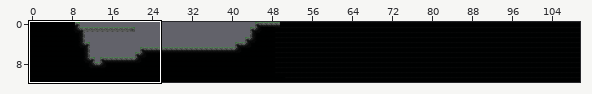
An edit to a level. Tiled map, level/test.tmx. The picture above shows the old version from afar; the outline marks the close-up.
Close-up. Earlier state:
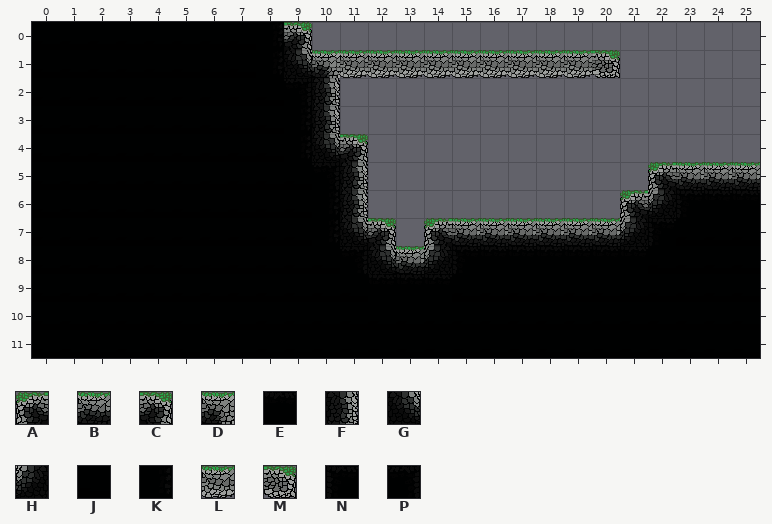
Cells are 32x32 px. Shown: x 0..25, y 0..11. The commit also changed other parts of the map, which this record leaves out. The old version is drawn lined up with the new one.
Key: from "tileset": A 0, B 1, C 3, D 4, E 11, F 13, G 14, H 20, J 21, K 22, L 23, M 24, N 30, P 31.
_ is an empty cell.
Layer "world" before, first column x 0:
 0 JJJJJJJJKC________________
 1 JJJJJJJJKGDLLLLLLLLLM_____
 2 JJJJJJJJJPF_______________
 3 JJJJJJJJJKF_______________
 4 JJJJJJJJJKGC______________
 5 JJJJJJJJJJPF__________ABBB
 6 JJJJJJJJJJKF_________AHNEE
 7 JJJJJJJJJJKGC_ABBBBBBHNJJJ
 8 JJJJJJJJJJJPGBHNEEEEEEJJJJ
 9 JJJJJJJJJJJJEEEJJJJJJJJJJJ
10 JJJJJJJJJJJJJJJJJJJJJJJJJJ
11 JJJJJJJJJJJJJJJJJJJJJJJJJJ
After the commit:
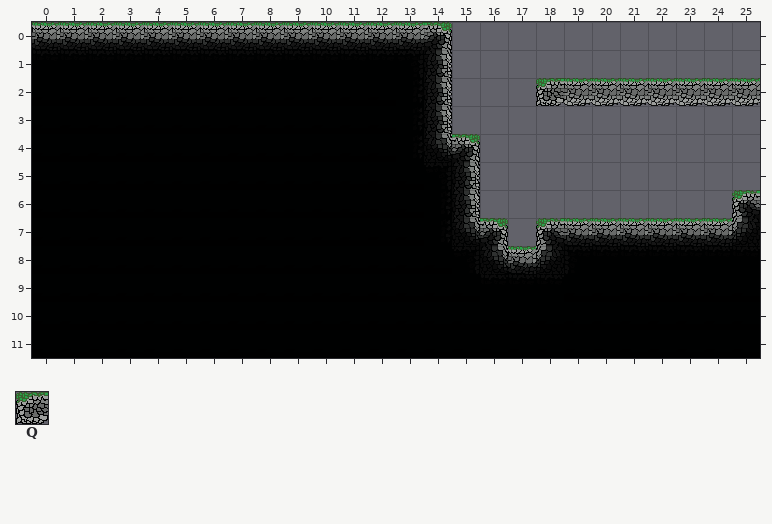
Further tiles: from "tileset": Q 25.
What changed:
{"change": "map size 300x12 -> 220x12 cells"}
{"where": "layer \"world\""}
{"y":0,"x":0,"old":"JJJJJJJJKC_____","new":"BBBBBBBBBBBBBBC"}
{"y":1,"x":9,"old":"GDLLLLLLLLLM","new":"EEEEPF______"}
{"y":2,"x":10,"old":"F____","new":"JJJKF"}
{"y":2,"x":18,"old":"________","new":"QLLLLLLL"}
{"y":3,"x":10,"old":"F____","new":"JJJKF"}
{"y":4,"x":10,"old":"GC____","new":"JJJKGC"}
{"y":5,"x":11,"old":"F____","new":"JJJPF"}
{"y":5,"x":22,"old":"ABBB","new":"____"}
{"y":6,"x":11,"old":"F____","new":"JJJKF"}
{"y":6,"x":21,"old":"AHNEE","new":"____A"}
{"y":7,"x":11,"old":"GC_ABBBB","new":"JJJKGC_A"}
{"y":7,"x":21,"old":"HNJJJ","new":"BBBBH"}
{"y":8,"x":12,"old":"GBH","new":"JJJ"}
{"y":8,"x":16,"old":"EEE","new":"GBH"}
{"label":"changed","picture_box":[32,22,760,274]}
